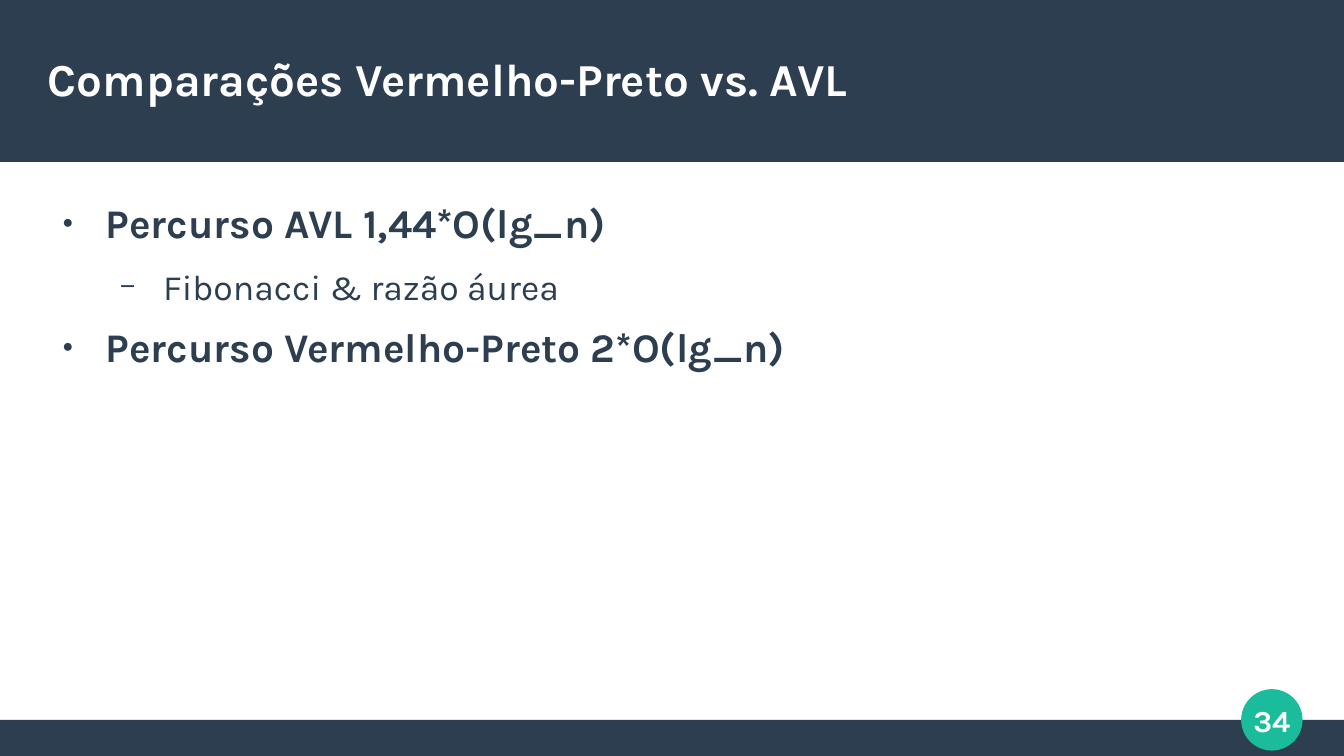
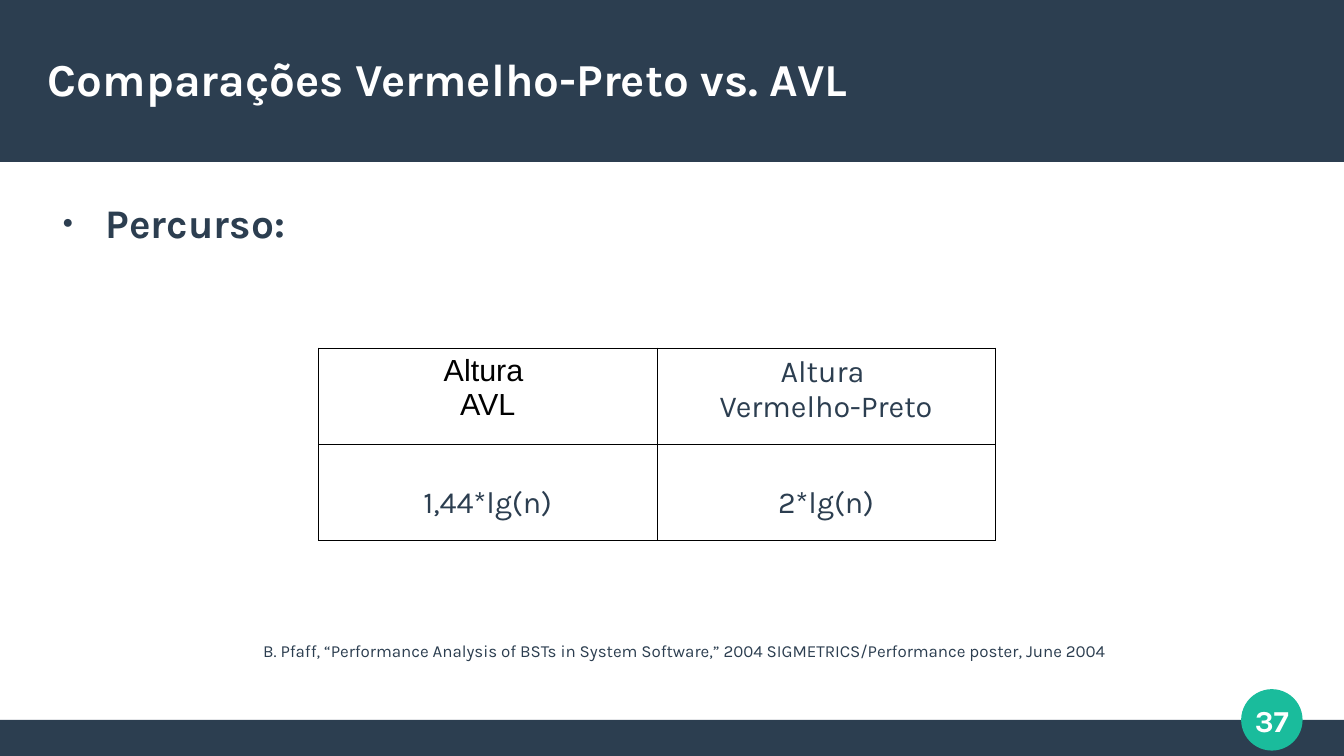
Before and after one commit to italoportinho/trabalho-eda2023-2, a slide deck: slide 37 of slides/apresentacao.odp (slide 34 before the commit). Drawn at 1344x756 pixels with LibreOffice and Linux fonts; fonts in the diff are those of the drawing. Boxes give left, top, right and bottom in pixels: in the first picture for what was removed or moved away, otherwise in the second. Text is boxed around its words. In the diff, an @@ line names an element or a change of style, - is before the commit and + after.

```diff
--- a/slides/apresentacao.odp
+++ b/slides/apresentacao.odp
@@ text at <box>106,211,285,239</box>: text changed @@
-● Percurso AVL 1,44*O(lg_n)
-  − Fibonacci & razão áurea
-● Percurso Vermelho-Preto 2*O(lg_n)
+● Percurso:
@@ table added at <box>318,349,996,540</box>, 2 rows, 2 columns @@
+Altura / AVL | Altura / Vermelho-Preto
+1,44*lg(n) | 2*lg(n)
@@ text added at <box>263,644,1105,661</box>, 10 pt, text #2C3E50 @@
+B. Pfaff, “Performance Analysis of BSTs in System Software,” 2004 SIGMETRICS/Performance poster, June 2004
@@ page number at <box>1255,712,1289,733</box>: text changed @@
-34
+37
```
Also in this commit, not shown: 3 other slides changed, 4 slides added, 1 slide removed.
